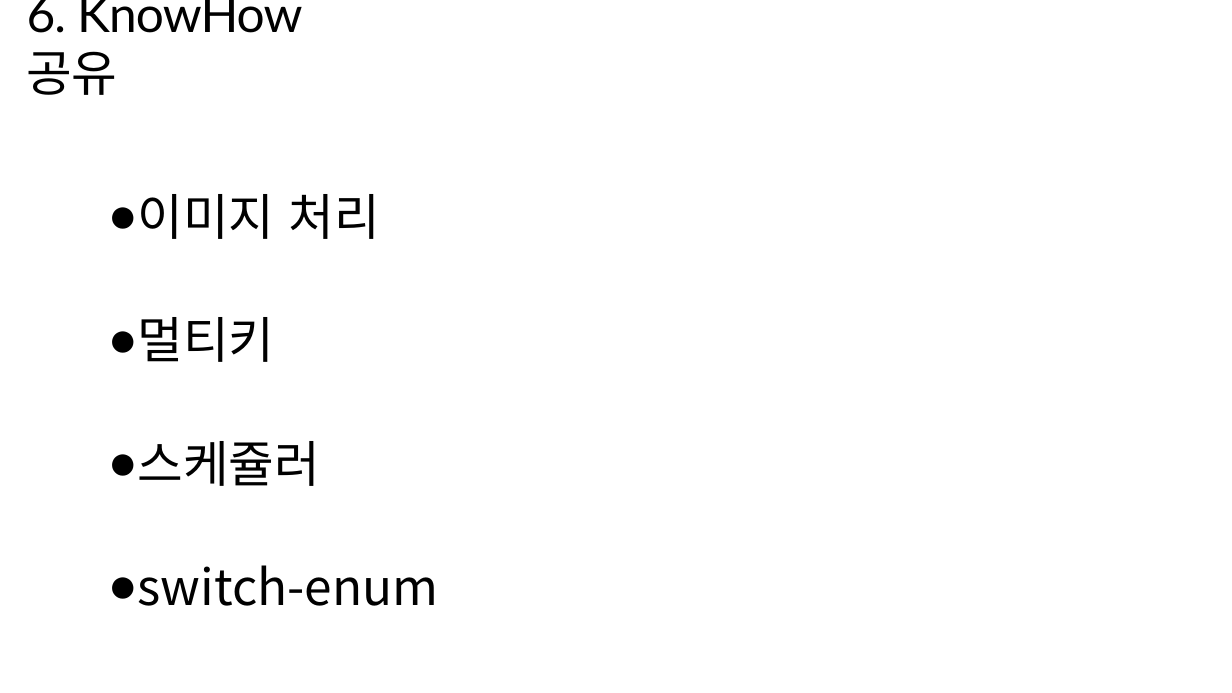
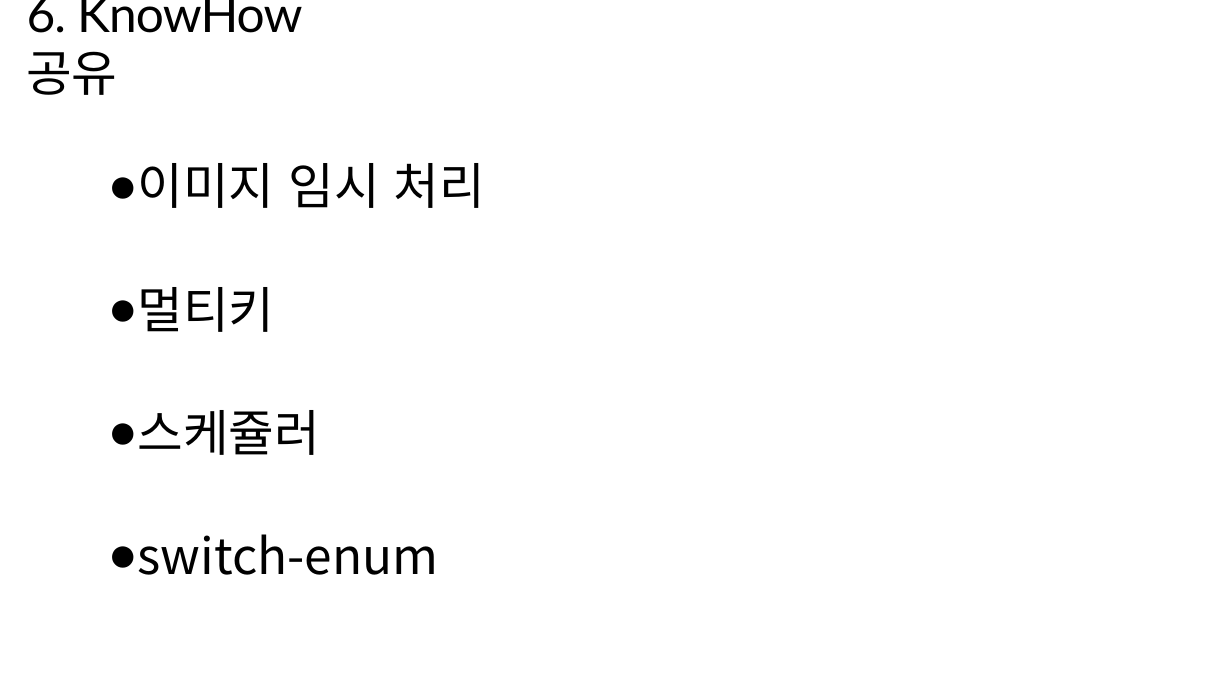
Before and after one commit to StarJ0405/ShoppingMall, a slide deck: slide 18 of 쇼핑몰-프로젝트.pptx. Drawn at 1232x693 pixels with LibreOffice and Linux fonts; fonts in the diff are those of the drawing. Boxes give left, top, right and bottom in pixels: in the first picture for what was removed or moved away, otherwise in the second. Text is boxed around its words. In the diff, an @@ line names an element or a change of style, - is before the commit and + after.

```diff
--- a/쇼핑몰-프로젝트.pptx
+++ b/쇼핑몰-프로젝트.pptx
@@ text "이미지 임시 처리": place and size @@
-text "이미지 임시 처리" at box(138, 194, 439, 606)
+text "이미지 임시 처리" at box(138, 163, 485, 575)
@@ text at box(138, 163, 485, 208): text changed @@
-● 이미지 처리
+● 이미지 임시 처리
```
Also in this commit, not shown: 6 other slides changed, 1 slide added, 10 other files.
